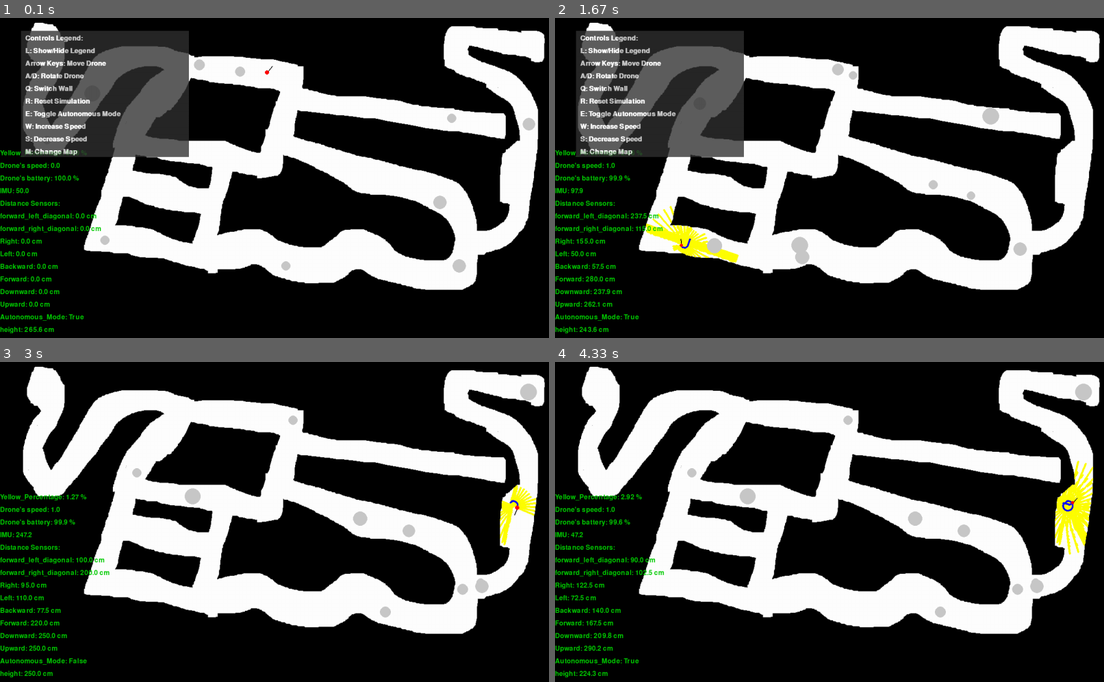
Above: before the commit, frames 1-4 (two rows, left to right).
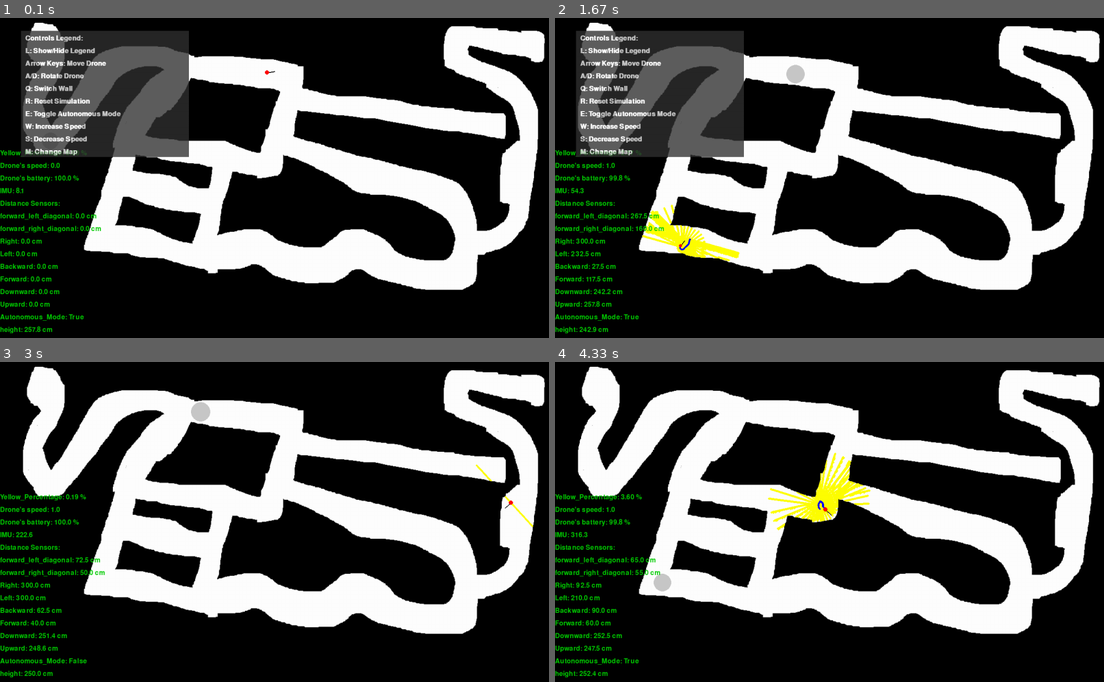
Above: after the commit, the same moments.

Repository: Raz-Saad/Autonomous_Robotics_Final_Project
Game: pygame game, started from src/Main_Pygame.py
Two runs of this game, one before a commit and one after it. Both use one fixed random seed, a clock stepped at 60 frames per second and the inputs below.
Inputs:
- Up to frame 1 (0.1 s): no input
- Up to frame 2 (1.67 s): tap E at 0.33, 1.33 s; tap D at 0.67, 1 s
- Up to frame 3 (3 s): tap L at 1.67 s; hold Right 2-2.47 s; hold Up 2.5-2.8 s; hold W 2.5-2.8 s; tap E at 2.65 s; hold Right from 2.83 s (still down); hold D from 2.83 s (still down)
- Up to frame 4 (4.33 s): release Right at 3.3 s; release D at 3.3 s; hold Left 3.33-3.87 s; hold A 3.33-3.87 s; hold Down 3.9-4.2 s; hold S 3.9-4.2 s; tap E at 4.05 s; tap Q at 4.23 s

The runs differ from the first frame. In frame 1, 0.5% of the frame differs, in the area x 2-98%, y 12-99%; in frame 2, 1.8%; in frame 3, 1.9%; in frame 4, 3.8%, in the area x 2-99%, y 6-99%.

Commit message:
Improved obstacles

Diff:
--- a/src/Drone.py
+++ b/src/Drone.py
@@ -22,11 +22,11 @@
         # because our map is 2d, we need a different kind of calculation of the up/down sensors: #TODO: show raz
         self.up_distance_sensor = DistanceSensorheight("up")
         self.down_distance_sensor = DistanceSensorheight("down")
-        self.height_pid_controller = PIDController(0.01, 0.01, 0.01, 5)  # PID controller for height - we wish to be (for example) 3 meters above the floor
+        self.height_pid_controller = PIDController(0.005, 0.005, 0.005, 5)  # PID controller for height - we wish to be (for example) 3 meters above the floor
         self.desired_floor_distance = 100 # 100 px * 2.5 = 2.5 meters
 
         self.orientation_sensor = IMU() #the drone's angle, the drone is looking rightward, beginning at 0
-        self.pid_controller = PIDController(0.07, 0, 0.05, 5)
+        self.pid_controller = PIDController(0.065, 0, 0.055, 5) #PIDController(0.07, 0, 0.05, 5)
         self.forward_pid_controller = PIDController(1.6,0, 0.03, 5)
         self.narrow_pid_controller = PIDController(0.03,0, 0.03, 5)
 
@@ -63,12 +63,20 @@
         self.up_distance_sensor.update_values(self.z_level, drone_radius,floor_level,ceiling_level, obstacles)     # different calculation, requires different inputs
         self.down_distance_sensor.update_values(self.z_level, drone_radius, floor_level,ceiling_level, obstacles)   # different calculation, requires different inputs
 
+        # for slowing down the drone whenever is flying underneath obstacles:
+        # if obstacles:
+        #     self.optical_flow_sensor.current_speed = 0.7
+        # else:
+        #     self.optical_flow_sensor.current_speed = 1
+
+
         self.battery_sensor.update_battrey_precentage()
 
 
     #3d expantion:
     def change_z_level(self, z_direction):
         self.z_level += z_direction * max(1,self.optical_flow_sensor.current_speed)
+        self.z_level = min(int(490 / 2.5), self.z_level)
 
     # the wall distance should be adjusted relative to the drone's height:
     def update_desired_wall_distance(self,deviation):
@@ -119,7 +127,9 @@
                     return new_pos
 
                 #if found the left wall , hug it
-                elif self.forward_distance_sensor.distance <= delta or self.leftward_distance_sensor.distance <= delta or self.forward_left_diagonal_distance_sensor.distance <= delta:
+                elif self.forward_distance_sensor.distance <= delta \
+                        or self.leftward_distance_sensor.distance <= delta \
+                        or self.forward_left_diagonal_distance_sensor.distance <= delta:
                     self.is_hugging_right = not self.is_hugging_right
 
                 # Re-enable PID because we are close to a wall
@@ -134,13 +144,15 @@
                     new_pos = self.move_drone(drone_pos, "forward")
                     return new_pos
                 #if found the right wall , hug it
-                elif self.forward_distance_sensor.distance <= delta or self.rightward_distance_sensor.distance <= delta or self.forward_right_diagonal_distance_sensor.distance <= delta:
+                elif self.forward_distance_sensor.distance <= delta \
+                        or self.rightward_distance_sensor.distance <= delta \
+                        or self.forward_right_diagonal_distance_sensor.distance <= delta:
                     self.is_hugging_right = not self.is_hugging_right
 
                 # Re-enable PID because we are close to a wall
                 self.use_pid = True
 
-        #TODO: DOES WE NEED TO ADD THE diagonal SENSORS HERE TOO???
+
         # Calculate the error from the desired wall distance
         if not self.is_hugging_right: #self.leftward_distance_sensor.distance < 35:  # Detect the wall on the left side
             error = -1 *(self.leftward_distance_sensor.distance - self.desired_wall_distance)
@@ -153,7 +165,7 @@
 
         # Calculate the correction for case the drone's front is getting too close to a wall
         #TODO: CHECK WHAT IS THE OPTIMAL DANGER DISTANCE
-        front_danger_distance = 40
+        front_danger_distance = 40 *self.optical_flow_sensor.get_current_speed()
         if(self.forward_distance_sensor.distance >= front_danger_distance):
             forward_distance_error = 0
         else:
@@ -163,14 +175,14 @@
 
 
         narrow_path_error = 0
-        if self.is_hugging_right and self.forward_left_diagonal_distance_sensor.distance < self.rightward_distance_sensor.distance :
-            narrow_path_error = self.rightward_distance_sensor.distance - self.forward_left_diagonal_distance_sensor.distance
-
-        elif self.is_hugging_right and self.leftward_distance_sensor.distance < self.rightward_distance_sensor.distance :
+        # if self.is_hugging_right and self.forward_left_diagonal_distance_sensor.distance < self.rightward_distance_sensor.distance :
+        #     narrow_path_error = self.rightward_distance_sensor.distance - self.forward_left_diagonal_distance_sensor.distance
+
+        if self.is_hugging_right and self.leftward_distance_sensor.distance < self.rightward_distance_sensor.distance :
             narrow_path_error = self.rightward_distance_sensor.distance - self.leftward_distance_sensor.distance
 
-        elif not self.is_hugging_right and self.leftward_distance_sensor.distance > self.forward_right_diagonal_distance_sensor.distance :
-            narrow_path_error = self.forward_right_diagonal_distance_sensor.distance - self.leftward_distance_sensor.distance
+        # elif not self.is_hugging_right and self.leftward_distance_sensor.distance > self.forward_right_diagonal_distance_sensor.distance :
+        #     narrow_path_error = self.forward_right_diagonal_distance_sensor.distance - self.leftward_distance_sensor.distance
 
         elif not self.is_hugging_right and self.leftward_distance_sensor.distance > self.rightward_distance_sensor.distance :
             narrow_path_error = self.rightward_distance_sensor.distance - self.leftward_distance_sensor.distance
@@ -259,10 +271,13 @@
 
         return new_pos
 
-    #TODO: I THINK THOSE VALUES NEED TO BE REALATED TO THE DRONES RADIUS, IT CANT BE STATIC
     def drone_about_to_touch_wall(self):
-        return (self.forward_distance_sensor.distance < 22.5) or (self.rightward_distance_sensor.distance < 10) or (self.leftward_distance_sensor.distance < 10) \
-                or (self.forward_right_diagonal_distance_sensor.distance < 10) or (self.forward_left_diagonal_distance_sensor.distance < 10)
+        drone_speed = self.optical_flow_sensor.get_current_speed()
+        return ((self.forward_distance_sensor.distance < 22.5)
+                or (self.rightward_distance_sensor.distance < 6)
+                or (self.leftward_distance_sensor.distance < 6)
+                or (self.forward_right_diagonal_distance_sensor.distance < 6)
+                or (self.forward_left_diagonal_distance_sensor.distance < 6))
 
     def set_starting_position(self, position):
         self.starting_position = position
--- a/src/Main_Pygame.py
+++ b/src/Main_Pygame.py
@@ -58,7 +58,8 @@
 
         self.respawn_drone()
 
-        self.spawn_obstacles(10)  # Spawn 10 obstacles
+        self.amount_of_obstacles_to_spawn = 1
+        self.spawn_obstacles(self.amount_of_obstacles_to_spawn)  # Spawn 10 obstacles
 
         self.clock = pygame.time.Clock()
         self.game_over = False
@@ -288,7 +289,7 @@
         self.drone.trail.clear()
 
         self.obstacles.clear()  # Clear obstacles
-        self.spawn_obstacles(10)  # Respawn obstacles
+        self.spawn_obstacles(self.amount_of_obstacles_to_spawn)  # Respawn obstacles
 
     def calculate_yellow_percentage(self):
         yellow_pixels_count = len(self.detected_yellow_pixels)
@@ -334,23 +335,37 @@
         self.load_map(self.map_paths[self.current_map_index])
         self.reset_simulation()
 
-    #TODO: THE COLOR OF THE OBSTACLE IS STATIC
+    def calculate_height_from_grey_shade(self,grey_shade):
+        height = int(self.floor_level + # base height
+                    (self.ceiling_level - self.floor_level) * ((255.0 - grey_shade) / 255.0)) # adding a value that wont go more than the ceiling
+                    #/ 2.5) # the height is in pixels, this changes it to cm
+        return height
+
     def spawn_obstacles(self, num_obstacles):
         for _ in range(num_obstacles):
             while True:
-                obstacle_radius = random.randint(10, 20)
+                obstacle_radius = random.randint(20, 30)
                 x = random.randint(obstacle_radius, self.map_width - obstacle_radius)
                 y = random.randint(obstacle_radius, self.map_height - obstacle_radius)
                 if not self.check_collision(x, y, obstacle_radius):
                     grey_shade = 200#= random.randint(50, 200) # 0 = black max height, 255 - white min height
                     color = (grey_shade, grey_shade, grey_shade)
                     # Calculate obstacle height based on grey shade
-                    height = int(self.floor_level + # base height
-                              (self.ceiling_level - self.floor_level) * ((255.0 - grey_shade) / 255.0)) # adding a value that wont go more than the ceiling
-                              #/ 2.5) # the height is in pixels, this changes it to cm
+                    height = self.calculate_height_from_grey_shade(grey_shade)
                     print("height: ",height)
                     print("height * 2.5: ",int(height*2.5))
-                    self.obstacles.append((x, y, obstacle_radius, color, height))
+
+                    # making "stairs" obstacles:
+                    amount_of_stairs = 4 # adjust as needed
+                    for i in range(amount_of_stairs):
+                        layer_grey_shade = min( 240, grey_shade - i*30)
+                        layer_grey_shade = max( 20, layer_grey_shade)
+                        layer_height = self.calculate_height_from_grey_shade(layer_grey_shade)
+                        print("layer_grey_shade: ", layer_grey_shade)
+                        print("layer_height: ",layer_height)
+                        print("layer_height * 2.5: ",layer_height *2.5)
+                        self.obstacles.append((x, y, int(obstacle_radius *((amount_of_stairs-i)/amount_of_stairs)) , (grey_shade,grey_shade,grey_shade), layer_height))
+
                     break
 
     def draw_obstacles(self):
